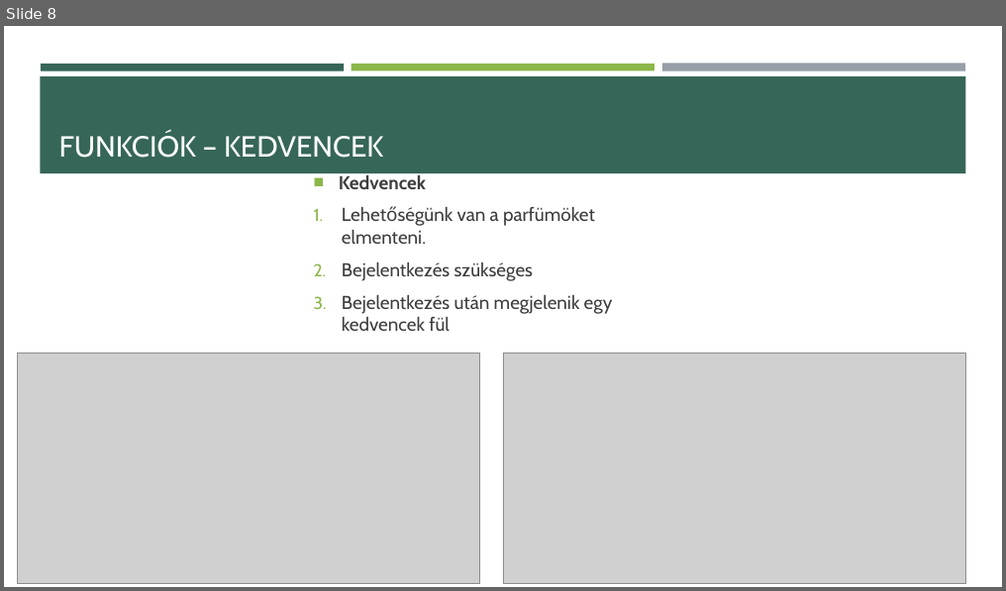
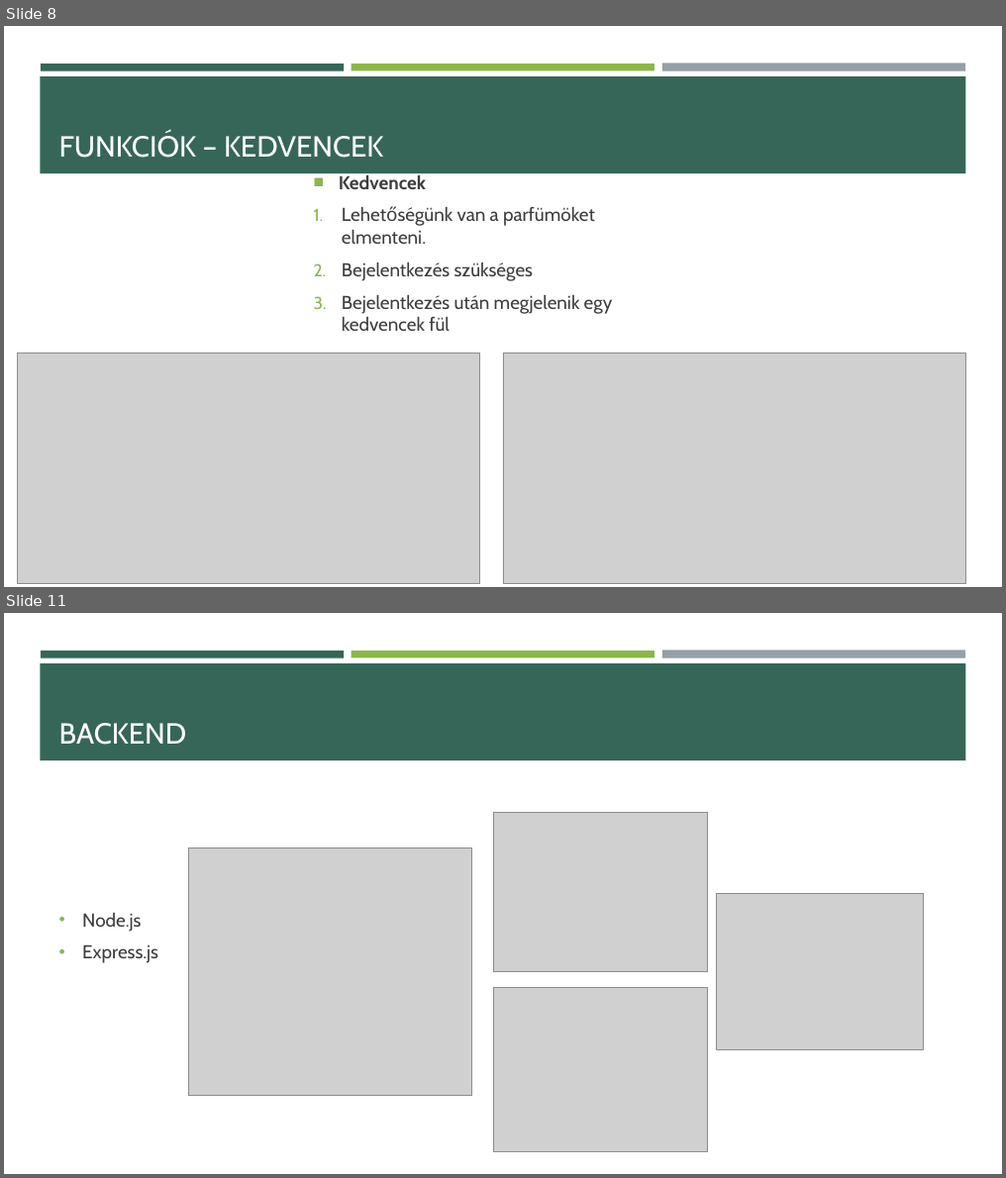
Before and after one commit to mikilaczy/Parfumvilag, a slide deck: Parfümvilág.pptx. Shown one above the other, each under a label of ours: slide 8 before the commit, slides 8 and 11 after it; the slides between them are not shown. The pictures are 1006x591 and 1006x1178 pixels, drawn with LibreOffice and Linux fonts; fonts in the diff are those of the drawing; grey boxes stand for pictures. Boxes give left, top, right and bottom in pixels: in the first picture for what was removed or moved away, otherwise in the second. Text is boxed around its words. In the diff, an @@ line names an element or a change of style, - is before the commit and + after.

```diff
--- a/Parfümvilág.pptx
+++ b/Parfümvilág.pptx
@@ slide 11 added at (4,613,1002,1174), background #FFFFFF; not listed: 4 template elements that a slide beside it also shows @@
@@ title added at (59,723,187,745), 28 pt, text #FFFFFF @@
+BACKEND
@@ picture added at (493,812,707,971) @@
@@ picture added at (188,849,471,1096) @@
@@ picture added at (716,894,924,1051) @@
@@ text added at (82,913,158,963), 18 pt, text #3D3D3D @@
+• Node.js
+• Express.js
@@ picture added at (493,988,707,1153) @@
```
Also in this commit, not shown: 1 slide changed, 6 other slides added, 2 other files.
